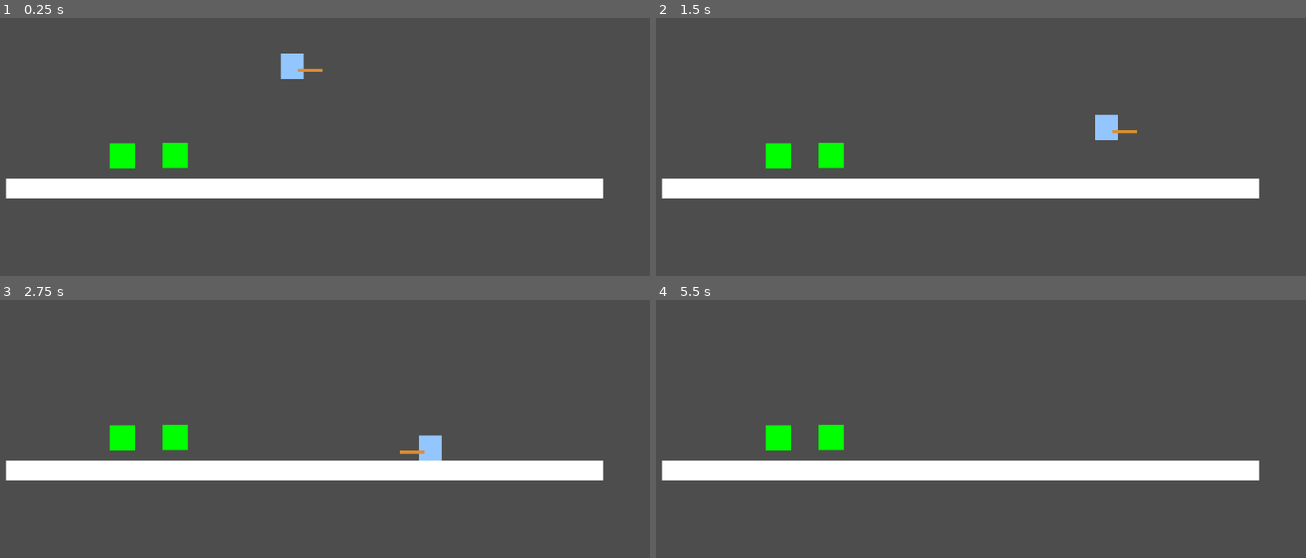
Above: before the commit, frames 1-4 (two rows, left to right).
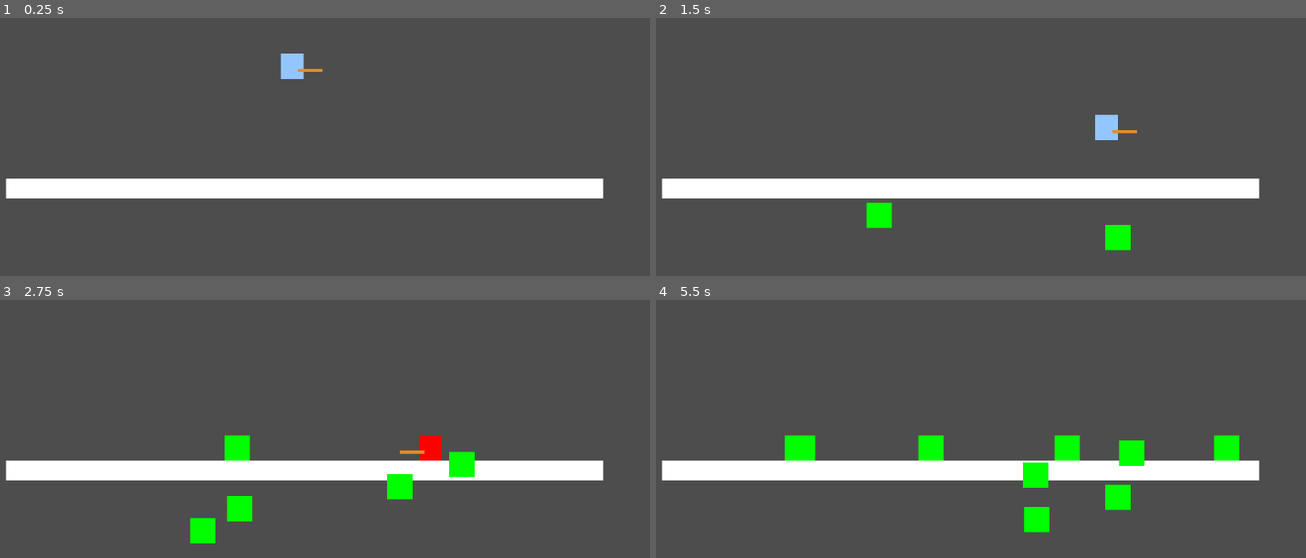
Above: after the commit, the same moments.

Repository: mlan225/NetherDeeper
Game: Godot game, scene res://scenes/dev_room.tscn
The game is run twice, just before and just after one commit, with the same random seed, the same clock (stepped at 60 frames per second) and the same inputs.
Inputs:
- Up to frame 1 (0.25 s): no input
- Up to frame 2 (1.5 s): hold D (right) from 0.53 s (still down); tap Space (jump) at 0.77 s
- Up to frame 3 (2.75 s): tap Space (jump) at 1.52 s; release D (right) at 2.03 s; hold A (left) from 2.03 s (still down)
- Up to frame 4 (5.5 s): release A (left) at 2.78 s; hold D (right) 2.78-4.28 s; tap Space (jump) at 3.02, 3.77, 4.52 s; hold A (left) 4.28-5.03 s; hold D (right) from 5.03 s (still down)

The runs differ from the first frame. In frame 1, 0.8% of the frame differs, in the area x 16-29%, y 48-59%; in frame 2, 1.6%; in frame 3, 3.1%; in frame 4, 3.9%, in the area x 16-90%, y 48-91%.

Commit message:
[ Milestone 6 ] Implement player damage and player health component

Diff:
--- a/components/player/player_health_component.gd
+++ b/components/player/player_health_component.gd
@@ -1,4 +1,26 @@
+class_name PlayerHealthComponent
 extends Node
 
-#DEVNOTE: Going to create a health component to handle the logic and a
-#healthbar component to handle displaying health values
+@export_category("Settings")
+#DEVNOTE: May need to make this a float to do defense stat logic
+@export var max_health: int = 100
+#DEVNOTE: May need to make this a float to do defense stat logic
+@export var current_health: int
+
+@export_category("Nodes")
+
+signal player_death
+
+func _ready() -> void:
+	current_health = max_health
+
+func take_damage(damage_ammount: int) -> void:
+	#max() will return the highest number argument
+	current_health = max(current_health - damage_ammount, 0)
+	if current_health == 0:
+		has_died()
+
+func has_died() -> void:
+	# Call Dead signal from a level manager
+	print("Player has died")
+	player_death.emit()
--- a/components/player/player_hurtbox_component.gd
+++ b/components/player/player_hurtbox_component.gd
@@ -6,6 +6,7 @@
 @export var player_hurt_area: Area2D
 #DEVNOTE: temporary player character model until a sprite is implimented
 @export var color_rect = ColorRect
+@export var player_health_component: PlayerHealthComponent
 
 #DEVNOTE: Temporary color rect for player. Will replace with sprite
 var _color_rect_original_color: Color
@@ -27,7 +28,8 @@
 
 #DEVNOTE: Damage to take will be set later for different sources
 func take_damage(damage_to_take:int = 0):
-	print("player took damage")
+	#DEVNOTE: Temporarily setting damage to take until enemy has damage numbers to give
+	player_health_component.take_damage(10)
 	#DEVNOTE: Temporary for now until it is replaced with sprite
 	color_rect.color = Color.RED
 	_is_hurt = true
--- a/components/player/test_weapon.tscn
+++ b/components/player/test_weapon.tscn
@@ -3,7 +3,7 @@
 [ext_resource type="Script" uid="uid://ddjksoo7pswlc" path="res://components/player/player_weapon_hitbox_component.gd" id="1_m1hkl"]
 
 [sub_resource type="RectangleShape2D" id="RectangleShape2D_i58ob"]
-size = Vector2(33, 9)
+size = Vector2(30, 5)
 
 [node name="TestWeapon" type="Node2D" unique_id=1837368558]
 
@@ -13,12 +13,11 @@
 color = Color(0.87148964, 0.5573097, 0.18970126, 1)
 
 [node name="Hitbox" type="Area2D" parent="." unique_id=1260920994]
-process_mode = 4
 collision_layer = 8
 collision_mask = 4
 
 [node name="CollisionShape2D" type="CollisionShape2D" parent="Hitbox" unique_id=980113327]
-position = Vector2(25.5, 2.5)
+position = Vector2(24, 2.5)
 shape = SubResource("RectangleShape2D_i58ob")
 
 [node name="PlayerWeaponHitboxComponent" type="Node" parent="." unique_id=85132480 node_paths=PackedStringArray("hitbox")]
--- a/enemy/slime/slime.tscn
+++ b/enemy/slime/slime.tscn
@@ -9,7 +9,7 @@
 size = Vector2(40, 40)
 
 [sub_resource type="RectangleShape2D" id="RectangleShape2D_lkvfe"]
-size = Vector2(50, 52)
+size = Vector2(40, 40)
 
 [sub_resource type="RectangleShape2D" id="RectangleShape2D_ngdgp"]
 size = Vector2(28.76762, 34.357983)
--- a/player/test_player/player.gd
+++ b/player/test_player/player.gd
@@ -1,9 +1,14 @@
 extends CharacterBody2D
 
 #Components
+#Use onready when the component is garaunteed to be on the node
 @onready var gravity_component = $GravityComponent
 @onready var movement_component = $MovementComponent
 @onready var jump_component = $JumpComponent
+@onready var player_health_component = $PlayerHealthComponent
+
+func _ready() -> void:
+	player_health_component.player_death.connect(_on_player_death)
 
 func _physics_process(delta):
 	gravity_component.apply_gravity(delta)
@@ -11,3 +16,9 @@
 	jump_component.handle_jump(delta)
 
 	move_and_slide()
+
+func _on_player_death() -> void:
+	kill_player()
+
+func kill_player() -> void:
+	queue_free()
--- a/player/test_player/player.tscn
+++ b/player/test_player/player.tscn
@@ -6,6 +6,7 @@
 [ext_resource type="Script" uid="uid://chth5otgebyeo" path="res://components/player/jump_component.gd" id="4_4ejnq"]
 [ext_resource type="PackedScene" uid="uid://1yswnglxw61s" path="res://components/player/test_weapon.tscn" id="5_7qp7k"]
 [ext_resource type="Script" uid="uid://c1p5tl4d4hd3n" path="res://components/player/player_hurtbox_component.gd" id="6_p0xxn"]
+[ext_resource type="Script" uid="uid://h63frkxkkpqk" path="res://components/player/player_health_component.gd" id="7_c7wva"]
 
 [sub_resource type="RectangleShape2D" id="RectangleShape2D_cw0bw"]
 size = Vector2(34, 39)
@@ -37,6 +38,14 @@
 position = Vector2(18, 20.5)
 shape = SubResource("RectangleShape2D_cw0bw")
 
+[node name="Hurtbox" type="Area2D" parent="." unique_id=1716426101]
+collision_layer = 32
+collision_mask = 64
+
+[node name="CollisionShape2D" type="CollisionShape2D" parent="Hurtbox" unique_id=21323963]
+position = Vector2(18, 20)
+shape = SubResource("RectangleShape2D_p0xxn")
+
 [node name="GravityComponent" type="Node" parent="." unique_id=1545766019 node_paths=PackedStringArray("player")]
 script = ExtResource("2_42tnh")
 player = NodePath("..")
@@ -53,17 +62,14 @@
 player = NodePath("..")
 metadata/_custom_type_script = "uid://chth5otgebyeo"
 
-[node name="PlayerHurtBoxComponent" type="Node" parent="." unique_id=1669903285 node_paths=PackedStringArray("player", "player_hurt_area", "color_rect")]
+[node name="PlayerHurtBoxComponent" type="Node" parent="." unique_id=1669903285 node_paths=PackedStringArray("player", "player_hurt_area", "color_rect", "player_health_component")]
 script = ExtResource("6_p0xxn")
 player = NodePath("..")
 player_hurt_area = NodePath("../Hurtbox")
 color_rect = NodePath("../playerContainer/ColorRect")
+player_health_component = NodePath("../PlayerHealthComponent")
 metadata/_custom_type_script = "uid://c1p5tl4d4hd3n"
 
-[node name="Hurtbox" type="Area2D" parent="." unique_id=1716426101]
-collision_layer = 32
-collision_mask = 64
-
-[node name="CollisionShape2D" type="CollisionShape2D" parent="Hurtbox" unique_id=21323963]
-position = Vector2(18, 20)
-shape = SubResource("RectangleShape2D_p0xxn")
+[node name="PlayerHealthComponent" type="Node" parent="." unique_id=255302979]
+script = ExtResource("7_c7wva")
+metadata/_custom_type_script = "uid://h63frkxkkpqk"
--- a/scenes/dev_room.tscn
+++ b/scenes/dev_room.tscn
@@ -5,7 +5,6 @@
 [ext_resource type="PackedScene" uid="uid://cev57jx7o41jq" path="res://enemy/slime/slime.tscn" id="2_4napq"]
 [ext_resource type="Script" uid="uid://dse1rg3m5bcq0" path="res://components/enemy/spawn_manager.gd" id="4_ynnkj"]
 [ext_resource type="Script" uid="uid://cydnpnmmti1bf" path="res://components/enemy/slime_spawner.gd" id="5_7lvt2"]
-[ext_resource type="PackedScene" uid="uid://djfi8kvuum4g7" path="res://enemy/test_damage_block/test_damage_block.tscn" id="6_7lvt2"]
 
 [sub_resource type="RectangleShape2D" id="RectangleShape2D_2hjlt"]
 size = Vector2(943, 31)
@@ -68,11 +67,4 @@
 left_boundry = NodePath("../Floor/LeftBoundry")
 right_boundry = NodePath("../Floor/RightBoundry")
 scene_floor = NodePath("../Floor")
-max_spawn_count = 0
 metadata/_custom_type_script = "uid://cydnpnmmti1bf"
-
-[node name="TestDamageBlock" parent="." unique_id=20678461 instance=ExtResource("6_7lvt2")]
-position = Vector2(262, 438)
-
-[node name="TestDamageBlock2" parent="." unique_id=727890576 instance=ExtResource("6_7lvt2")]
-position = Vector2(345, 437)
